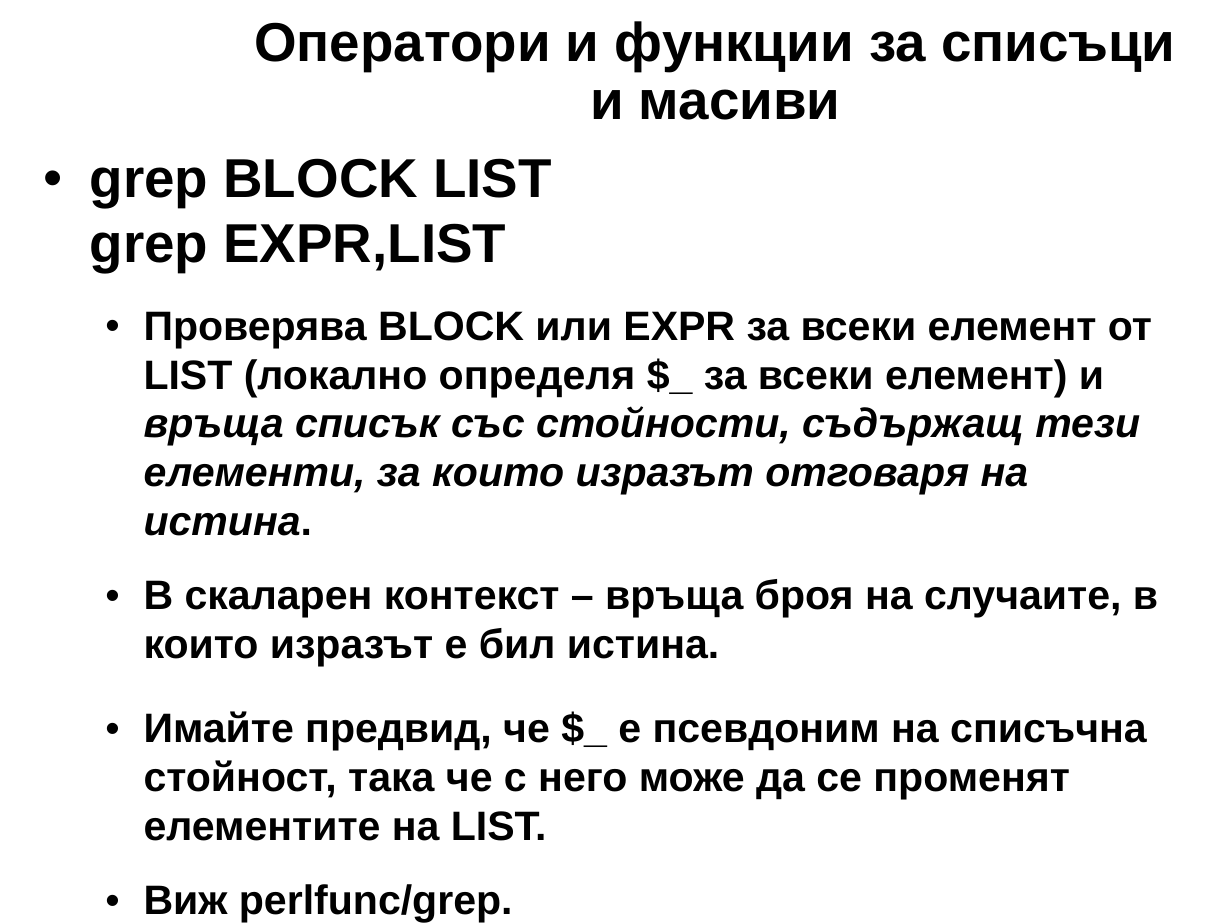
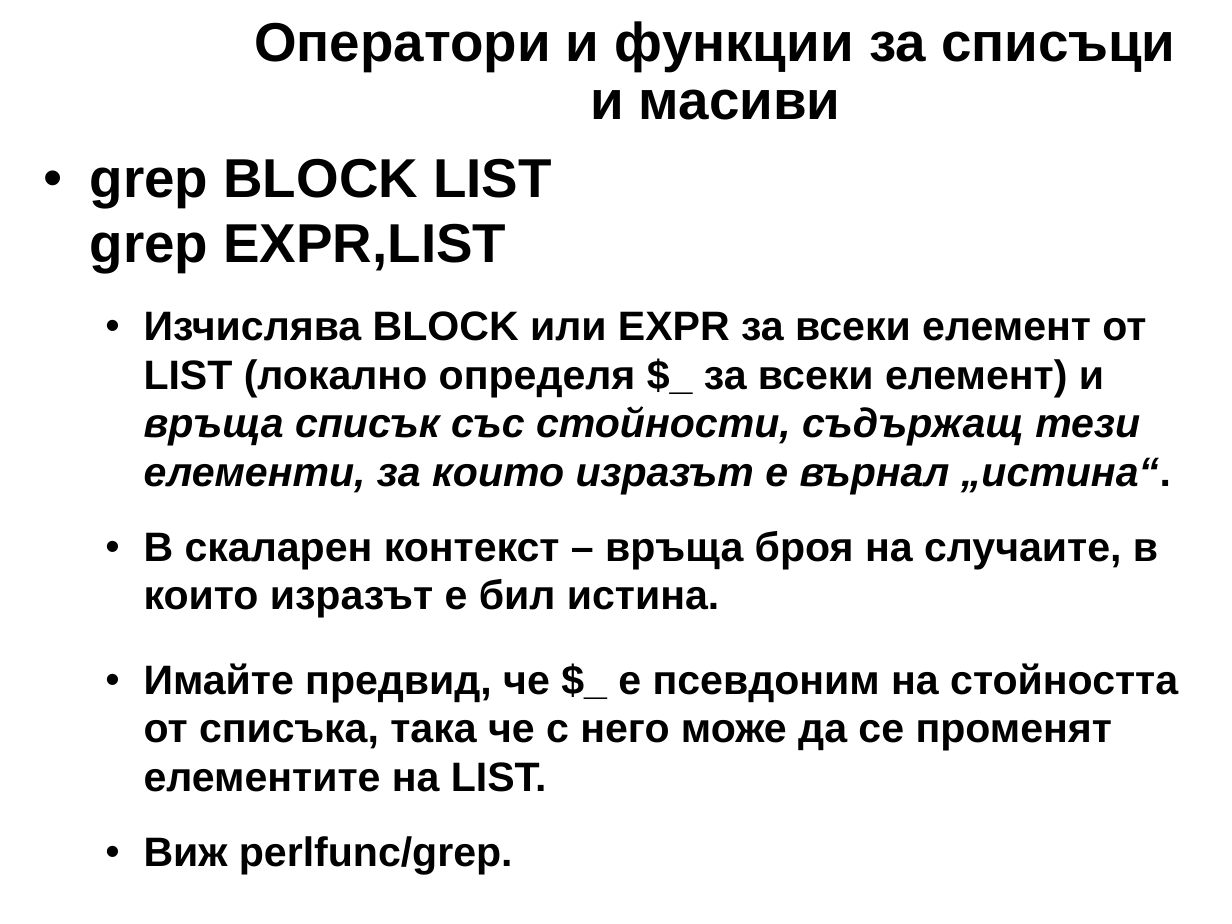
Before and after one commit to kberov/PerlProgrammingCourse, a slide deck: slide 21 of 03_list_and_arrays_bg.odp. Drawn at 1232x924 pixels with LibreOffice and Linux fonts; fonts in the diff are those of the drawing; background and template pictures are left out. Boxes give left, top, right and bottom in pixels: in the first picture for what was removed or moved away, otherwise in the second. Text is boxed around its words. In the diff, an @@ line names an element or a change of style, - is before the commit and + after.

Commit message:
списъци и масиви

```diff
--- a/03_list_and_arrays_bg.odp
+++ b/03_list_and_arrays_bg.odp
@@ text at (144, 311, 1171, 495): text changed @@
-  • Проверява BLOCK или EXPR за всеки елемент от LIST (локално определя $_ за всеки елемент) и връща списък със стойности, съдържащ тези елементи, за които изразът отговаря на истина.
+  • Изчислява BLOCK или EXPR за всеки елемент от LIST (локално определя $_ за всеки елемент) и връща списък със стойности, съдържащ тези елементи, за които изразът е върнал „истина“.
@@ text at (144, 663, 1178, 792): text changed @@
-  • Имайте предвид, че $_ е псевдоним на списъчна стойност, така че с него може да се променят елементите на LIST.
+  • Имайте предвид, че $_ е псевдоним на стойността от списъка, така че с него може да се променят елементите на LIST.
```
Also in this commit, not shown: 25 other slides changed, 1 other file.
